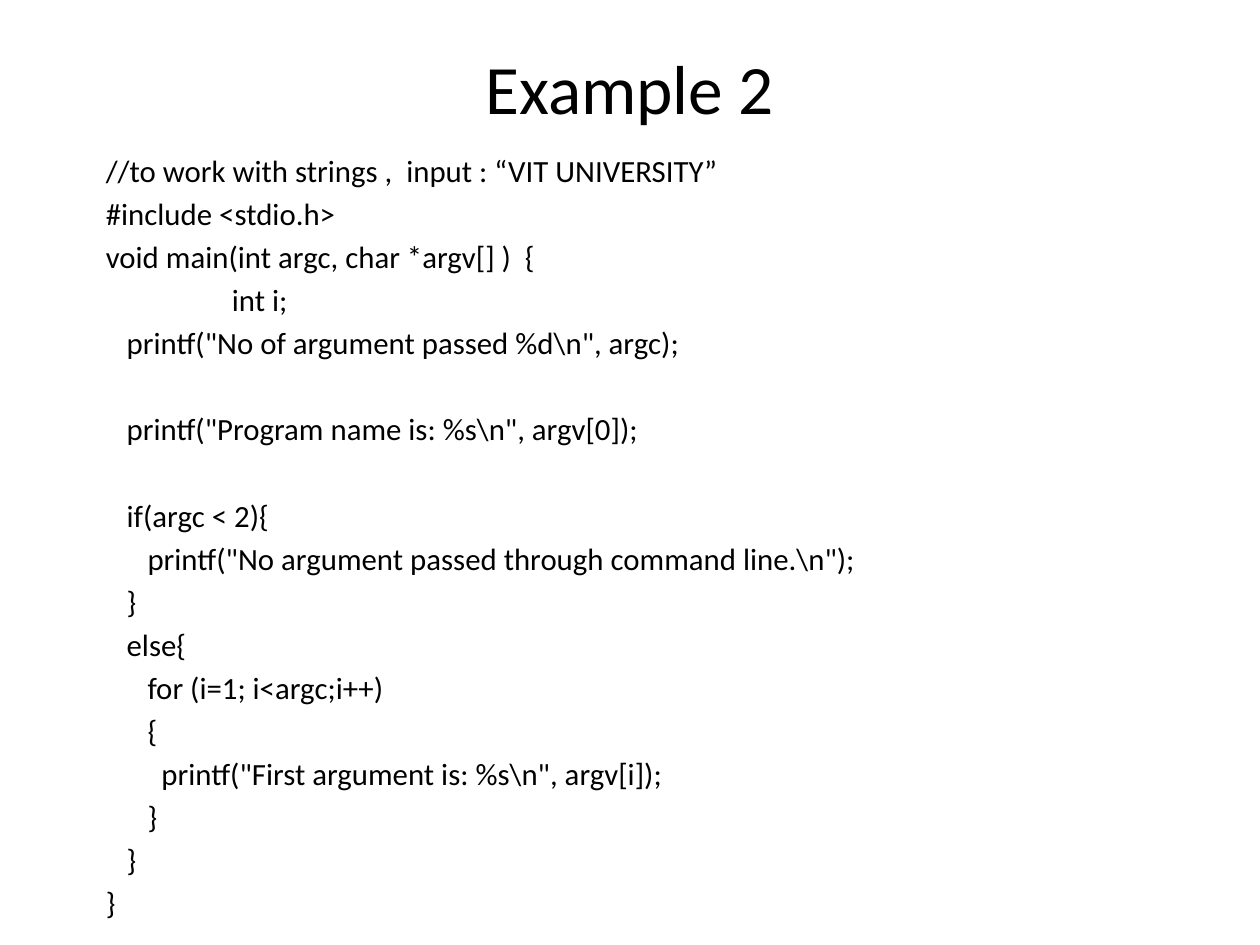
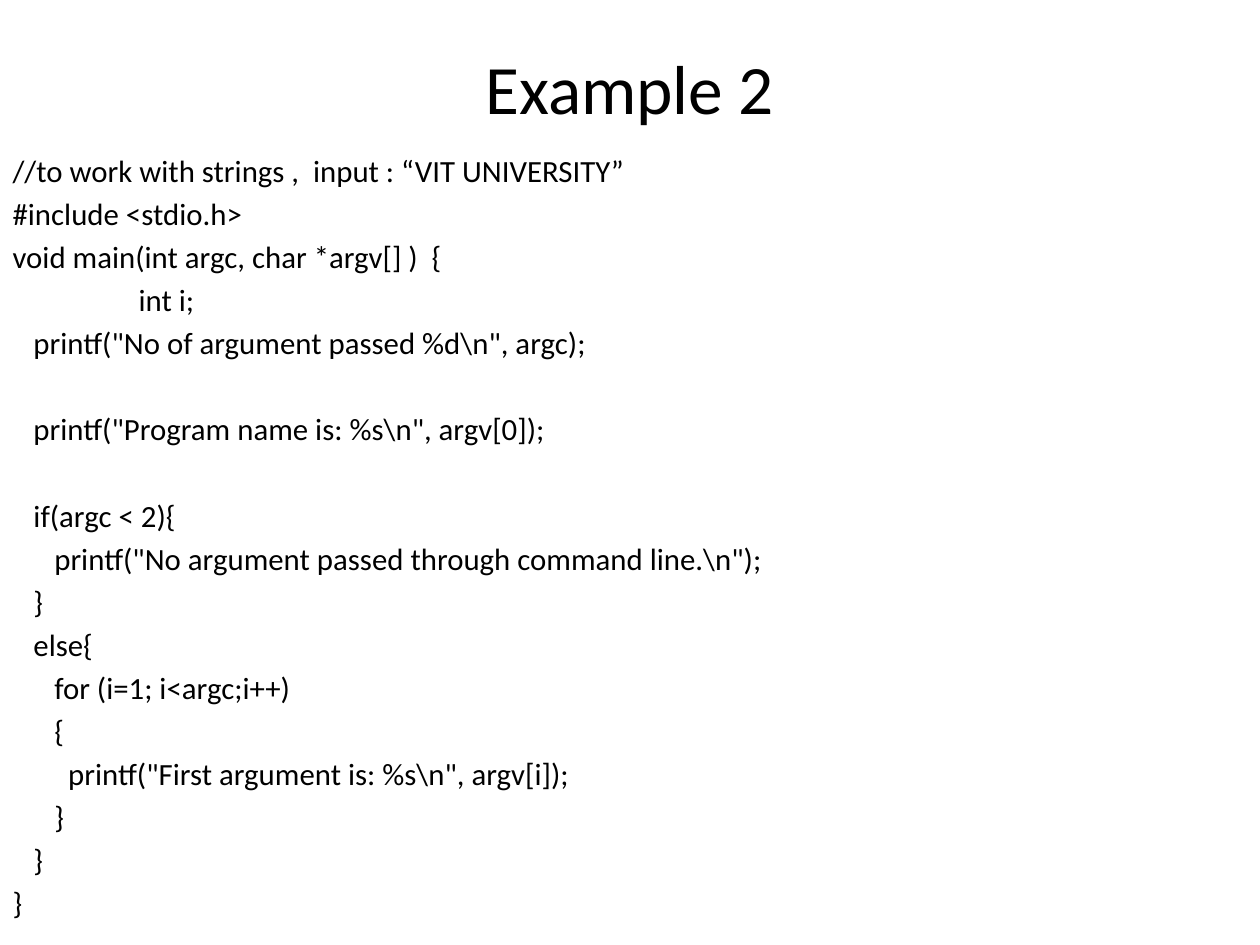
Before and after one commit to PrashanthSingaravelan/winter_semester, a slide deck: slide 5 of CSE2010 Advanced C programming/Reference Materials/22_1_command line arguments, Environmental variables, Type qualifiers, Debugging.pptx. Drawn at 1260x945 pixels with LibreOffice and Linux fonts; fonts in the diff are those of the drawing. Boxes give left, top, right and bottom in pixels: in the first picture for what was removed or moved away, otherwise in the second. Text is boxed around its words. In the diff, an @@ line names an element or a change of style, - is before the commit and + after.

```diff
--- a/CSE2010 Advanced C programming/Reference Materials/22_1_command line arguments, Environmental variables, Type qualifiers, Debugging.pptx
+++ b/CSE2010 Advanced C programming/Reference Materials/22_1_command line arguments, Environmental variables, Type qualifiers, Debugging.pptx
@@ text "//to work with strings , ...": place and size @@
-text "//to work with strings , ..." at (106, 160, 854, 791)
+text "//to work with strings , ..." at (13, 160, 761, 791)
```
Also in this commit, not shown: 32 other files.
